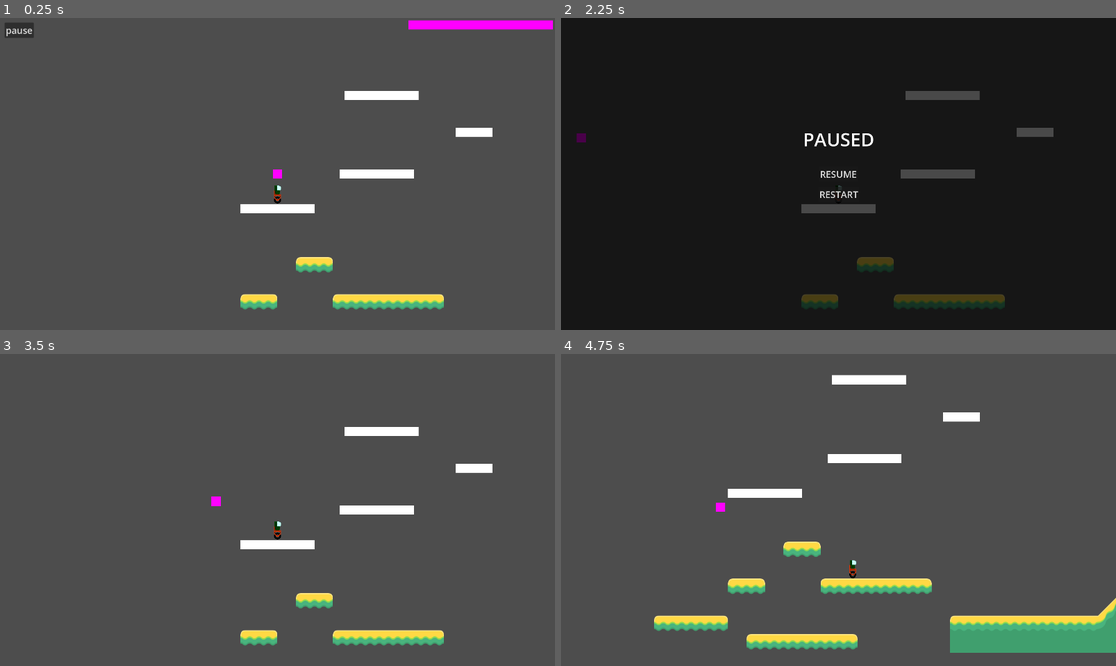
Above: before the commit, frames 1-4 (two rows, left to right).
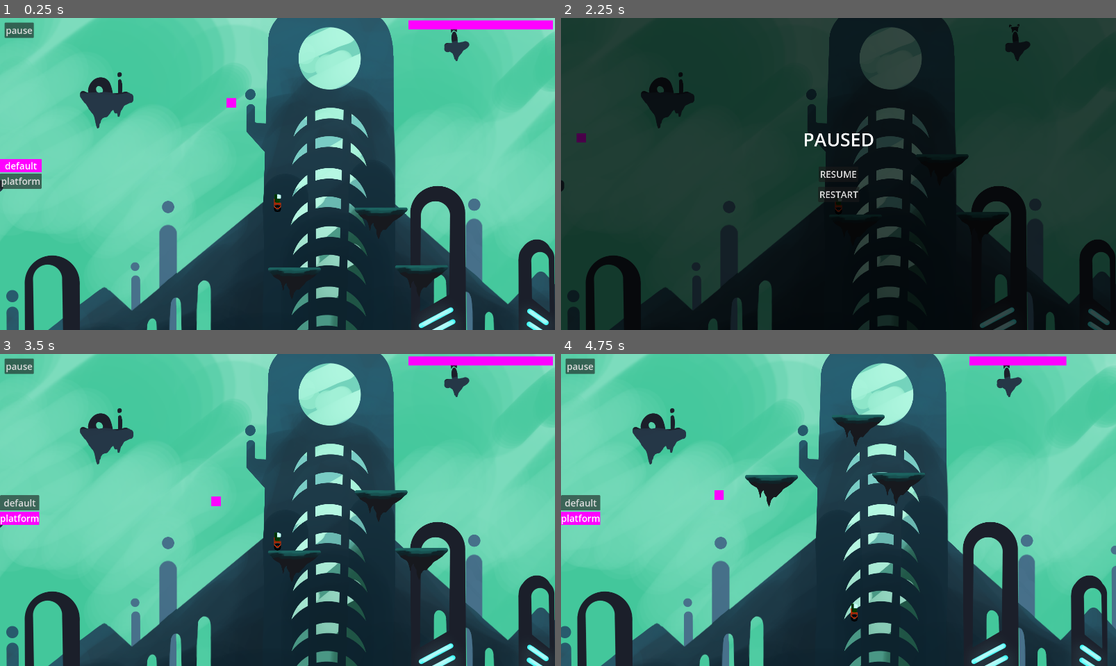
Above: after the commit, the same moments.

Repository: xjarlie/godot-platformer-test
Game: Godot game, scene res://main.tscn
Same seed, same stepped clock (60 frames per second), same inputs: the game is played once before the commit and once after it.
Inputs (mouse positions are in pixels of both pictures, inside the frame that each line leads up to):
- Up to frame 1 (0.25 s): no input
- Up to frame 2 (2.25 s): click (583, 164) at 0.5 s, where only the run after the commit has a clickable "default"; click (583, 180) at 1.25 s, where only the run after the commit has a clickable "platform"; click "pause" at 2 s
- Up to frame 3 (3.5 s): click "RESUME" at 2.75 s
- Up to frame 4 (4.75 s): move the mouse to (783, 500) at 3.52 s; press the mouse at (783, 500) at 3.53 s; hold D (move_right) from 3.53 s (still down); tap Space (jump) at 3.77, 4.52 s; move the mouse to (727, 525) at 4.27 s; release the mouse at (727, 525) at 4.28 s; click (727, 525) at 4.35 s

The runs differ from the first frame. In frame 1, 99% of the frame differs, in the area x 0-100%, y 0-100%; in frame 2, 64%; in frame 3, 100%; in frame 4, 100%.

Commit message:
omg art

Diff:
--- /dev/null
+++ b/UI/action_buttons.tres
@@ -0,0 +1,3 @@
+[gd_resource type="ButtonGroup" format=3 uid="uid://dg2ebbdaat0tp"]
+
+[resource]
--- a/UI/pause_menu.gd
+++ b/UI/pause_menu.gd
@@ -1,6 +1,7 @@
 extends CanvasLayer
 
 signal restart;
+signal resume;
 
 # Called when the node enters the scene tree for the first time.
 func _ready():
@@ -14,12 +15,13 @@
 	pass;
 
 
-func _on_button_pressed():
+func _on_resume_button_pressed():
 	hide();
 	get_tree().paused = false;
+	resume.emit();
 
 
-func _on_button_2_pressed():
+func _on_restart_button_pressed():
 	hide();
 	get_tree().paused = false;
 	restart.emit();
--- a/UI/pause_menu.tscn
+++ b/UI/pause_menu.tscn
@@ -30,7 +30,7 @@
 theme_override_font_sizes/font_size = 64
 text = "PAUSED"
 
-[node name="Button" type="Button" parent="."]
+[node name="ResumeButton" type="Button" parent="."]
 anchors_preset = 8
 anchor_left = 0.5
 anchor_top = 0.5
@@ -46,7 +46,7 @@
 theme_override_font_sizes/font_size = 32
 text = "RESUME"
 
-[node name="Button2" type="Button" parent="."]
+[node name="RestartButton" type="Button" parent="."]
 anchors_preset = 8
 anchor_left = 0.5
 anchor_top = 0.5
@@ -62,5 +62,5 @@
 theme_override_font_sizes/font_size = 32
 text = "RESTART"
 
-[connection signal="pressed" from="Button" to="." method="_on_button_pressed"]
-[connection signal="pressed" from="Button2" to="." method="_on_button_2_pressed"]
+[connection signal="pressed" from="ResumeButton" to="." method="_on_resume_button_pressed"]
+[connection signal="pressed" from="RestartButton" to="." method="_on_restart_button_pressed"]
--- a/UI/ui.gd
+++ b/UI/ui.gd
@@ -1,6 +1,10 @@
 extends CanvasLayer
 
 signal pause;
+
+signal moon_spirit_action_change(action);
+
+@export var action_button_group: ButtonGroup;
 
 # Called when the node enters the scene tree for the first time.
 func _ready():
@@ -8,9 +12,12 @@
 
 
 # Called every frame. 'delta' is the elapsed time since the previous frame.
-func _process(delta):
-	pass
+func _physics_process(_delta):
+	handle_action_change();
 
+func handle_action_change():
+	var button = action_button_group.get_pressed_button().get_groups()[0];
+	moon_spirit_action_change.emit(button)
 
 func _on_pause_button_pressed():
 	pause.emit();
--- a/UI/ui.tscn
+++ b/UI/ui.tscn
@@ -1,12 +1,24 @@
-[gd_scene load_steps=3 format=3 uid="uid://d3jpfmrelhywk"]
+[gd_scene load_steps=8 format=3 uid="uid://d3jpfmrelhywk"]
 
 [ext_resource type="Script" path="res://UI/ui.gd" id="1_r3hh8"]
+[ext_resource type="ButtonGroup" uid="uid://dg2ebbdaat0tp" path="res://UI/action_buttons.tres" id="2_wns60"]
 
 [sub_resource type="PlaceholderTexture2D" id="PlaceholderTexture2D_o11pg"]
 size = Vector2(500, 32)
 
+[sub_resource type="PlaceholderTexture2D" id="PlaceholderTexture2D_uve2m"]
+
+[sub_resource type="StyleBoxTexture" id="StyleBoxTexture_2auf5"]
+texture = SubResource("PlaceholderTexture2D_uve2m")
+
+[sub_resource type="PlaceholderTexture2D" id="PlaceholderTexture2D_a4ry6"]
+
+[sub_resource type="StyleBoxTexture" id="StyleBoxTexture_llpqe"]
+texture = SubResource("PlaceholderTexture2D_a4ry6")
+
 [node name="UI" type="CanvasLayer"]
 script = ExtResource("1_r3hh8")
+action_button_group = ExtResource("2_wns60")
 
 [node name="PauseButton" type="Button" parent="."]
 offset_left = 16.0
@@ -27,4 +39,32 @@
 grow_horizontal = 0
 texture_progress = SubResource("PlaceholderTexture2D_o11pg")
 
+[node name="ActionSelect" type="VBoxContainer" parent="."]
+anchors_preset = 4
+anchor_top = 0.5
+anchor_bottom = 0.5
+offset_top = -26.5
+offset_right = 119.0
+offset_bottom = 26.5
+grow_vertical = 2
+
+[node name="Default" type="Button" parent="ActionSelect" groups=["default_action"]]
+layout_mode = 2
+theme_override_font_sizes/font_size = 32
+theme_override_styles/pressed = SubResource("StyleBoxTexture_2auf5")
+toggle_mode = true
+button_pressed = true
+action_mode = 0
+button_group = ExtResource("2_wns60")
+text = "default"
+
+[node name="Platform" type="Button" parent="ActionSelect" groups=["platform_action"]]
+layout_mode = 2
+theme_override_font_sizes/font_size = 32
+theme_override_styles/pressed = SubResource("StyleBoxTexture_llpqe")
+toggle_mode = true
+action_mode = 0
+button_group = ExtResource("2_wns60")
+text = "platform"
+
 [connection signal="pressed" from="PauseButton" to="." method="_on_pause_button_pressed"]
--- a/characters/player.gd
+++ b/characters/player.gd
@@ -42,6 +42,12 @@
 
 	move_and_slide()
 
+func _process(_delta):
+	if (Input.is_action_pressed("move_down") && is_on_floor()):
+		$Camera2D.offset.y = lerp($Camera2D.offset.y, 200.0, 0.03);
+	else:
+		$Camera2D.offset.y = lerp($Camera2D.offset.y, 0.0, 0.03);
+
 
 func is_on_solid_ground():
 	return (is_on_floor() && get_last_slide_collision() && get_last_slide_collision().get_collider().get_groups().has("solid_platform"));
--- a/characters/player.tscn
+++ b/characters/player.tscn
@@ -6,7 +6,7 @@
 
 [sub_resource type="CapsuleShape2D" id="CapsuleShape2D_ect4e"]
 radius = 25.0
-height = 136.0
+height = 128.0
 
 [node name="Player" type="CharacterBody2D" groups=["player"]]
 collision_mask = 11
--- a/characters/spirit.gd
+++ b/characters/spirit.gd
@@ -15,7 +15,7 @@
 var stamina = STARTING_STAMINA;
 
 var gameState = {
-	"leftAction": "platform"
+	"left_action": "platform"
 }
 
 func _ready():
@@ -24,7 +24,7 @@
 func begin():
 	$MoonPlatform.hide();
 	$MoonPlatform.get_node("CollisionShape2D").disabled = true;
-	position = get_global_mouse_position();
+	position = Vector2.ZERO;
 	stamina = STARTING_STAMINA;
 
 func _physics_process(delta):
@@ -60,7 +60,7 @@
 func _process(delta):
 	#print(stamina);
 	if (Input.is_action_pressed("left_click")):
-		if (gameState.leftAction == "platform"):
+		if (gameState.left_action == "platform"):
 			if (touching_mouse && stamina > 0):
 				state = STATES.STATIC;
 
@@ -77,7 +77,7 @@
 					$Sprite2D.show();
 
 	if (Input.is_action_just_released("left_click")):
-		if (gameState.leftAction == "platform"):
+		if (gameState.left_action == "platform"):
 			state = STATES.MOVE;
 
 			$MoonPlatform.hide();
--- /dev/null
+++ b/levels/level_3.tscn
@@ -0,0 +1,41 @@
+[gd_scene load_steps=3 format=3 uid="uid://fpeddlqhu4gb"]
+
+[ext_resource type="Texture2D" uid="uid://dgap24b5wkf52" path="res://assets/parallax_bg.png" id="1_27e0o"]
+[ext_resource type="PackedScene" uid="uid://c0wqvnkho3y2u" path="res://utilities/sprite_platform.tscn" id="2_e2kvo"]
+
+[node name="Level3" type="Node2D"]
+
+[node name="SpritePlatform" parent="." groups=["solid_platform"] instance=ExtResource("2_e2kvo")]
+position = Vector2(360, 808)
+scale = Vector2(0.5, 0.5)
+collision_layer = 2
+collision_mask = 5
+freeze = true
+
+[node name="SpritePlatform2" parent="." groups=["solid_platform"] instance=ExtResource("2_e2kvo")]
+position = Vector2(660, 600)
+scale = Vector2(0.5, 0.5)
+collision_layer = 2
+collision_mask = 5
+freeze = true
+
+[node name="SpritePlatform3" parent="." groups=["solid_platform"] instance=ExtResource("2_e2kvo")]
+position = Vector2(800, 800)
+scale = Vector2(0.5, 0.5)
+collision_layer = 2
+collision_mask = 5
+freeze = true
+
+[node name="ParallaxBackground" type="ParallaxBackground" parent="."]
+
+[node name="ParallaxLayer" type="ParallaxLayer" parent="ParallaxBackground"]
+motion_scale = Vector2(0.1, 0)
+
+[node name="Sprite2D" type="Sprite2D" parent="ParallaxBackground/ParallaxLayer"]
+position = Vector2(904, 616)
+scale = Vector2(0.625625, 0.625625)
+texture = ExtResource("1_27e0o")
+
+[editable path="SpritePlatform"]
+[editable path="SpritePlatform2"]
+[editable path="SpritePlatform3"]
--- a/main.gd
+++ b/main.gd
@@ -1,5 +1,4 @@
 extends Node
-
 
 # Called when the node enters the scene tree for the first time.
 func _ready():
@@ -18,7 +17,6 @@
 		pause_game()
 
 func _physics_process(delta):
-
 	if ($Player.is_on_solid_ground()):
 		$Spirit.regen_stamina(2);
 
@@ -33,3 +31,13 @@
 
 func _on_ui_pause():
 	pause_game();
+
+func _on_pause_menu_resume():
+	$UI.show();
+
+
+func _on_ui_moon_spirit_action_change(action):
+	if (action == "platform_action"):
+		$Spirit.gameState.left_action = "platform";
+	elif (action == "default_action"):
+		$Spirit.gameState.left_action = "default";
--- a/main.tscn
+++ b/main.tscn
@@ -1,12 +1,13 @@
 [gd_scene load_steps=8 format=3 uid="uid://d37vnfrgv5lnn"]
 
 [ext_resource type="Script" path="res://main.gd" id="1_0wwqc"]
-[ext_resource type="PackedScene" uid="uid://c5h7y0l8dlamv" path="res://levels/level_1.tscn" id="1_dujye"]
 [ext_resource type="PackedScene" uid="uid://f2esgyghoibm" path="res://characters/player.tscn" id="2_4yrv4"]
-[ext_resource type="PackedScene" uid="uid://vgb0006pn3p6" path="res://levels/level_2.tscn" id="3_new8g"]
 [ext_resource type="PackedScene" uid="uid://docmwitkx5h8r" path="res://characters/spirit.tscn" id="4_w1br4"]
+[ext_resource type="PackedScene" uid="uid://fpeddlqhu4gb" path="res://levels/level_3.tscn" id="6_4ce71"]
 [ext_resource type="PackedScene" uid="uid://crib5uhxtcxxy" path="res://UI/pause_menu.tscn" id="6_b1kn6"]
 [ext_resource type="PackedScene" uid="uid://d3jpfmrelhywk" path="res://UI/ui.tscn" id="7_d1uob"]
+
+[sub_resource type="ButtonGroup" id="ButtonGroup_n8ysw"]
 
 [node name="Main" type="Node"]
 process_mode = 1
@@ -16,16 +17,17 @@
 position = Vector2(296, 456)
 scale = Vector2(0.5, 0.5)
 
-[node name="Level1" parent="." instance=ExtResource("1_dujye")]
-
-[node name="Level2" parent="." instance=ExtResource("3_new8g")]
-position = Vector2(1000, 1000)
-
 [node name="Spirit" parent="." instance=ExtResource("4_w1br4")]
 
 [node name="PauseMenu" parent="." instance=ExtResource("6_b1kn6")]
+visible = false
 
 [node name="UI" parent="." instance=ExtResource("7_d1uob")]
+action_button_group = SubResource("ButtonGroup_n8ysw")
+
+[node name="Level3" parent="." instance=ExtResource("6_4ce71")]
 
 [connection signal="restart" from="PauseMenu" to="." method="_on_pause_menu_restart"]
+[connection signal="resume" from="PauseMenu" to="." method="_on_pause_menu_resume"]
+[connection signal="moon_spirit_action_change" from="UI" to="." method="_on_ui_moon_spirit_action_change"]
 [connection signal="pause" from="UI" to="." method="_on_ui_pause"]
--- a/project.godot
+++ b/project.godot
@@ -19,6 +19,8 @@
 
 window/size/viewport_width=1920
 window/size/viewport_height=1080
+window/size/resizable=false
+window/vsync/vsync_mode=2
 
 [input]
 
@@ -54,3 +56,25 @@
 , Object(InputEventKey,"resource_local_to_scene":false,"resource_name":"","device":-1,"window_id":0,"alt_pressed":false,"shift_pressed":false,"ctrl_pressed":false,"meta_pressed":false,"pressed":false,"keycode":0,"physical_keycode":4194305,"key_label":0,"unicode":0,"echo":false,"script":null)
 ]
 }
+scroll_up={
+"deadzone": 0.5,
+"events": [Object(InputEventMouseButton,"resource_local_to_scene":false,"resource_name":"","device":-1,"window_id":0,"alt_pressed":false,"shift_pressed":false,"ctrl_pressed":false,"meta_pressed":false,"button_mask":8,"position":Vector2(50, 10),"global_position":Vector2(54, 53),"factor":1.0,"button_index":4,"canceled":false,"pressed":true,"double_click":false,"script":null)
+]
+}
+scroll_down={
+"deadzone": 0.5,
+"events": [Object(InputEventMouseButton,"resource_local_to_scene":false,"resource_name":"","device":-1,"window_id":0,"alt_pressed":false,"shift_pressed":false,"ctrl_pressed":false,"meta_pressed":false,"button_mask":16,"position":Vector2(92, 10),"global_position":Vector2(96, 53),"factor":1.0,"button_index":5,"canceled":false,"pressed":true,"double_click":false,"script":null)
+]
+}
+move_down={
+"deadzone": 0.5,
+"events": [Object(InputEventKey,"resource_local_to_scene":false,"resource_name":"","device":-1,"window_id":0,"alt_pressed":false,"shift_pressed":false,"ctrl_pressed":false,"meta_pressed":false,"pressed":false,"keycode":0,"physical_keycode":83,"key_label":0,"unicode":115,"echo":false,"script":null)
+]
+}
+
+[rendering]
+
+anti_aliasing/quality/msaa_2d=3
+anti_aliasing/quality/msaa_3d=3
+anti_aliasing/quality/screen_space_aa=1
+anti_aliasing/quality/use_taa=true
--- /dev/null
+++ b/utilities/sprite_platform.tscn
@@ -0,0 +1,16 @@
+[gd_scene load_steps=3 format=3 uid="uid://c0wqvnkho3y2u"]
+
+[ext_resource type="Texture2D" uid="uid://cfn0ulup80hbl" path="res://assets/platform_1.png" id="1_ys4n1"]
+
+[sub_resource type="RectangleShape2D" id="RectangleShape2D_k5w67"]
+size = Vector2(360, 24)
+
+[node name="SpritePlatform" type="RigidBody2D"]
+metadata/_edit_group_ = true
+
+[node name="Sprite2D" type="Sprite2D" parent="."]
+texture = ExtResource("1_ys4n1")
+
+[node name="CollisionShape2D" type="CollisionShape2D" parent="."]
+position = Vector2(-12, -44)
+shape = SubResource("RectangleShape2D_k5w67")
Binary file added: assets/parallax_bg.png
Not shown, added: assets/parallax_bg.png.import
Binary file added: assets/platform_1.png
Not shown, added: assets/platform_1.png.import
Binary file added: assets/platform_2.png
Not shown, added: assets/platform_2.png.import
Binary file added: assets/platform_3.png
Not shown, added: assets/platform_3.png.import
Binary file added: assets/platforms.png
Not shown, added: assets/platforms.png.import
Not shown, changed: BUILD/windows/platformer.console.exe
Not shown, changed: BUILD/windows/platformer.exe
